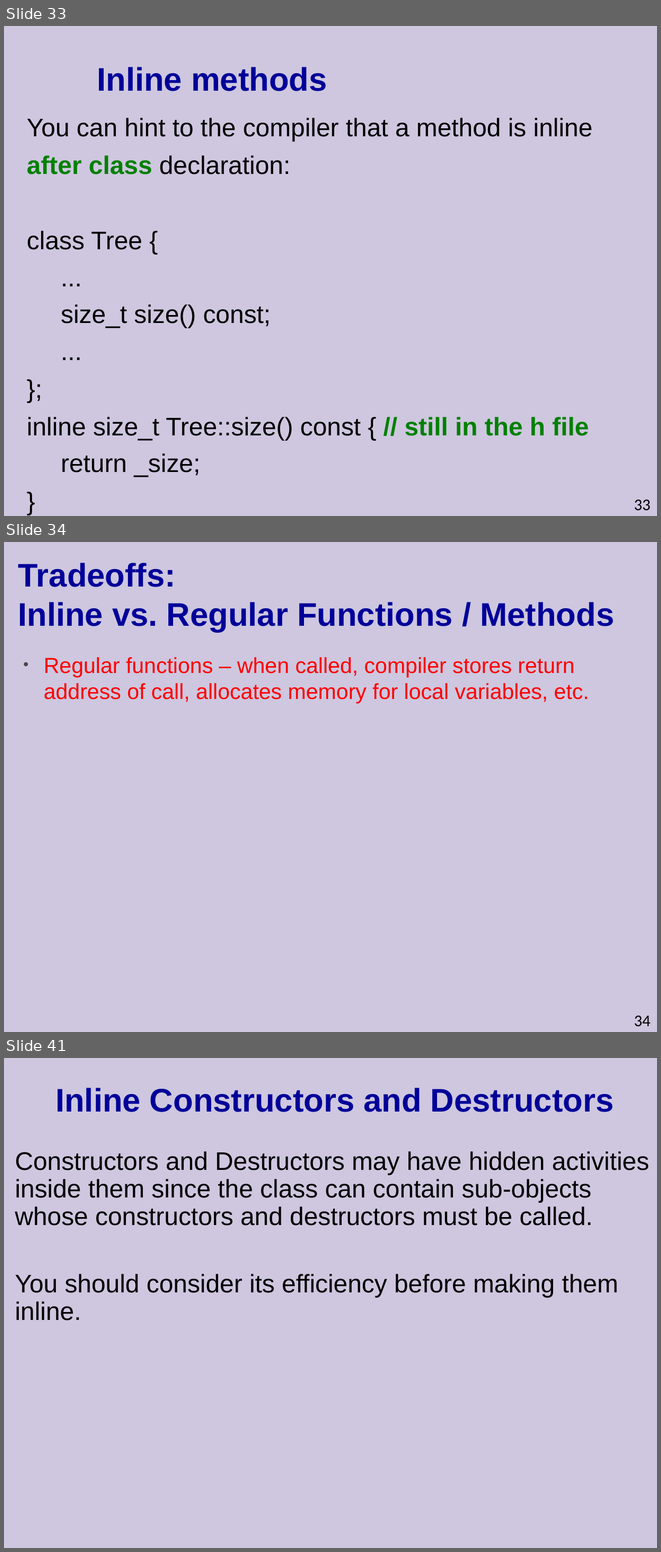
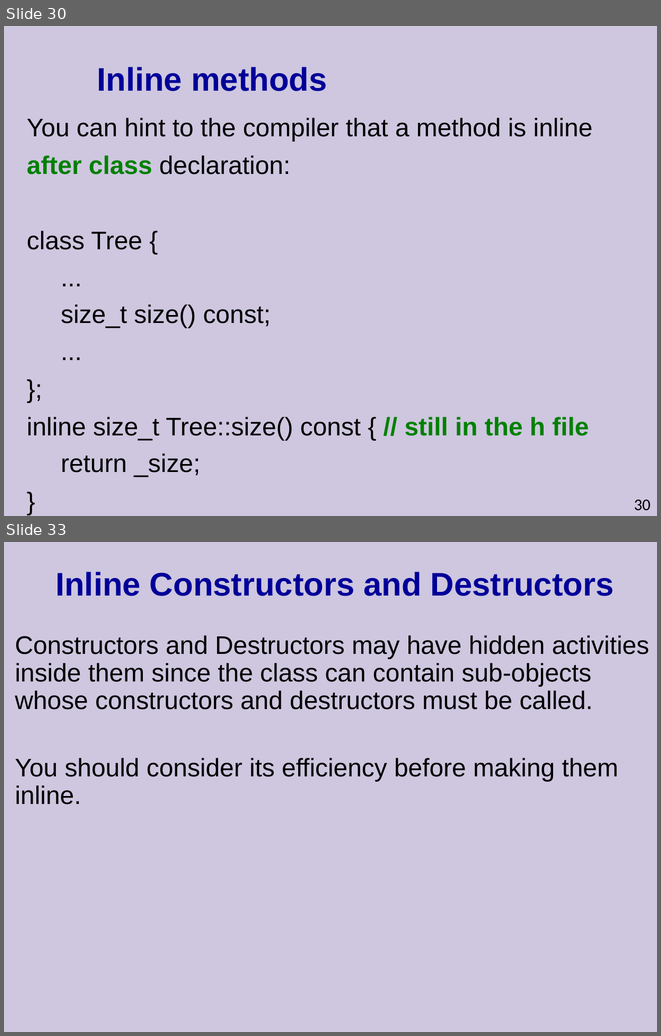
Before and after one commit to cpp-at-ariel/cpp-5778, a slide deck: week04-operator-overloading/slides.odp. Shown one above the other, each under a label of ours: slides 33, 34 and 41 before the commit, slides 30 and 33 after it; the slides between them are not shown. The pictures are 661x1552 and 661x1036 pixels, drawn with LibreOffice and Linux fonts; fonts in the diff are those of the drawing. Boxes give left, top, right and bottom in pixels: in the first picture for what was removed or moved away, otherwise in the second. Text is boxed around its words. In the diff, an @@ line names an element or a change of style, - is before the commit and + after.

```diff
--- a/week04-operator-overloading/slides.odp
+++ b/week04-operator-overloading/slides.odp
@@ slide 34 removed at <box>4,542,657,1032</box>, background #CEC7DF @@
@@ title removed at <box>18,563,614,632</box> @@
-Tradeoffs:
-Inline vs. Regular Functions / Methods
@@ text removed at <box>44,657,589,704</box> @@
-• Regular functions – when called, compiler stores return address of call, allocates memory for local variables, etc.
@@ page number removed at <box>634,1015,651,1026</box> @@
-34
@@ what was slide 33 is now slide 30 @@
@@ page number at <box>634,499,651,510</box>: text changed @@
-33
+30
@@ what was slide 41 is now slide 33 @@
```
Also in this commit, not shown: 3 slides changed, 7 other slides removed, 14 other files.
